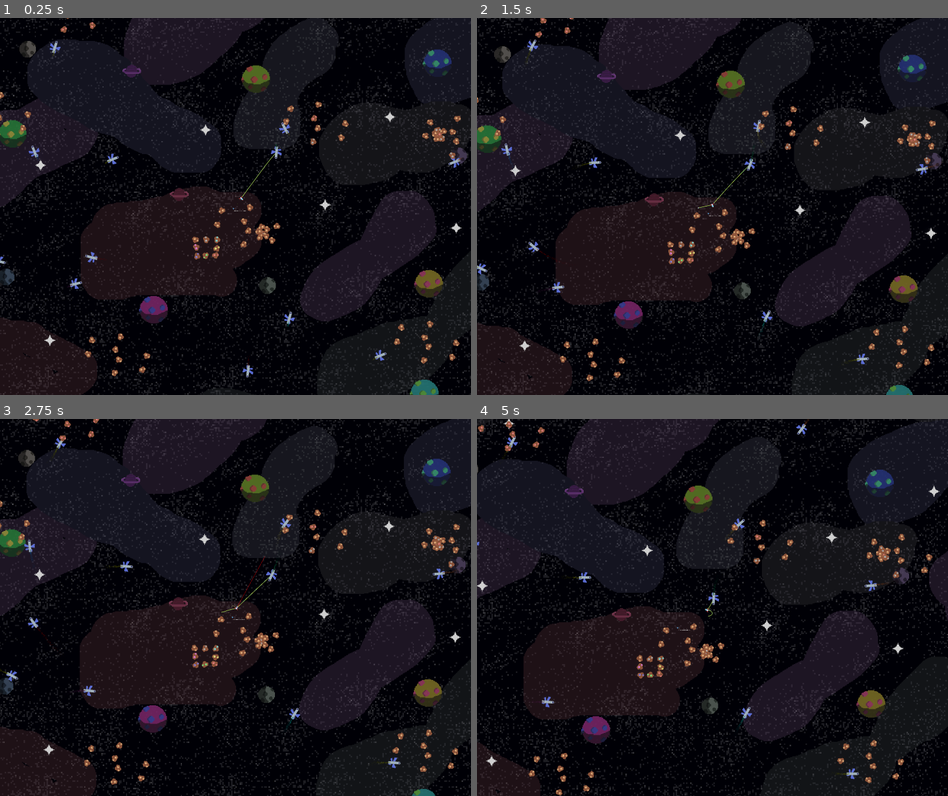
Above: before the commit, frames 1-4 (two rows, left to right).
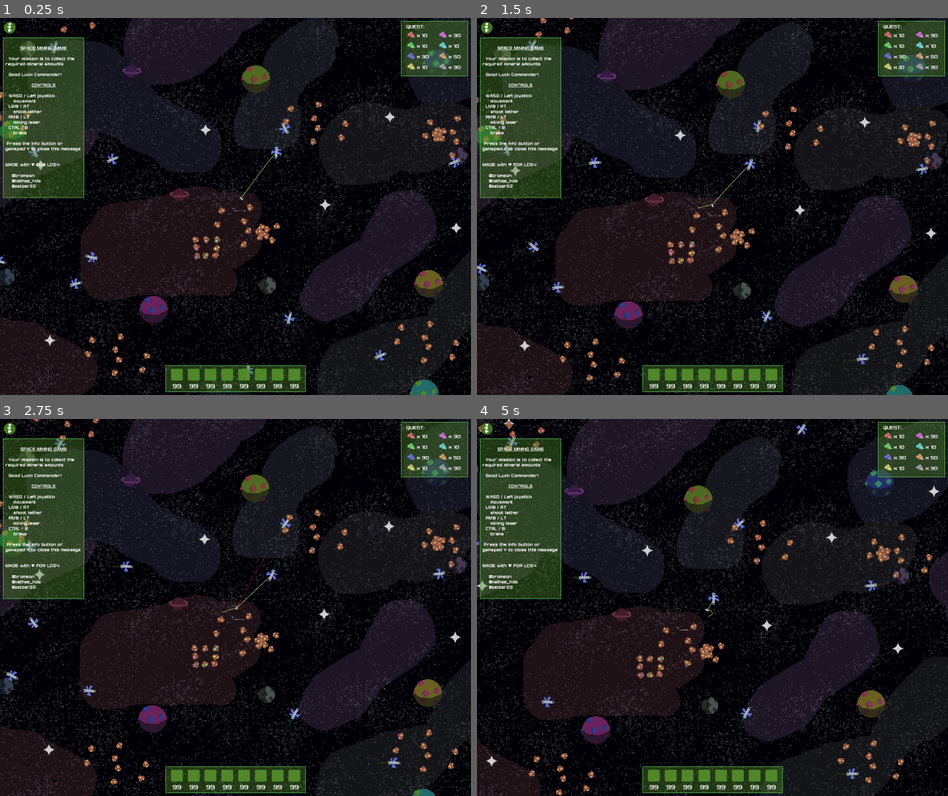
Above: after the commit, the same moments.

Repository: Bromeon/LudumDare54
Game: Godot game, scene res://Scenes/Main/Main.tscn
Two runs of this game, one before a commit and one after it. Both use one fixed random seed, a clock stepped at 60 frames per second and the inputs below. The engine's default icon, where the game draws it, is replaced by a stand-in: a white triangle on a blue panel in a dark square.
Inputs (mouse positions are in pixels of both pictures, inside the frame that each line leads up to):
- Up to frame 1 (0.25 s): no input
- Up to frame 2 (1.5 s): move the mouse to (816, 187) at 0.52 s; hold D (Right) 0.53-1.28 s; hold Right mouse button (ShootLaser) 0.53-1.28 s; move the mouse to (618, 225) at 1.27 s; hold Ctrl (Brake) from 1.28 s (still down); tap Space (ShootTether) at 1.35 s
- Up to frame 3 (2.75 s): move the mouse to (282, 524) at 2.02 s; release Ctrl (Brake) at 2.03 s; hold D (Right) from 2.03 s (still down); hold Right mouse button (ShootLaser) from 2.03 s (still down)
- Up to frame 4 (5 s): move the mouse to (688, 682) at 2.77 s; release D (Right) at 2.78 s; release Right mouse button (ShootLaser) at 2.78 s; hold W (Up) 2.78-3.53 s; tap Space (ShootTether) at 2.85, 4.35 s; move the mouse to (853, 664) at 3.52 s; hold Right mouse button (ShootLaser) 3.53-4.28 s; hold A (Left) from 3.53 s (still down); move the mouse to (571, 550) at 4.27 s

The runs differ from the first frame. In frame 1, 11% of the frame differs, in the area x 0-100%, y 0-100%; in frame 2, 11%; in frame 3, 11%; in frame 4, 12%.

Commit message:
Quest panel shows the right amounts. Add GameConstants autoload

Diff:
--- /dev/null
+++ b/Autoloads/GameConstants.gd
@@ -0,0 +1,34 @@
+extends Node
+
+var MINERAL_NAMES = [
+	"Lanthanum",
+	"Yttrium",
+	"Cerium",
+	"Praseodymium",
+	"Europium",
+	"Terbium",
+	"Samarium",
+	"Gadolinium"
+]
+
+var MINERAL_TYPE_COLORS = {
+	"Lanthanum": Color(0.9, 0.5, 0.5),
+	"Yttrium": Color(0.5, 0.9, 0.5),
+	"Cerium": Color(0.5, 0.5, 0.9),
+	"Praseodymium": Color(0.9, 0.9, 0.5),
+	"Europium": Color(0.9, 0.5, 0.9),
+	"Terbium": Color(0.5, 0.9, 0.9),
+	"Samarium": Color(0.9, 0.7, 0.5),
+	"Gadolinium": Color(0.7, 0.7, 0.7)
+}
+
+var QUEST_REQUIREMENTS = {
+	"Samarium": 50,
+	"Lanthanum": 10,
+	"Yttrium": 10,
+	"Cerium": 30,
+	"Praseodymium": 10,
+	"Europium": 30,
+	"Terbium": 10,
+	"Gadolinium": 30,
+}
--- /dev/null
+++ b/Autoloads/GameConstants.tscn
@@ -0,0 +1,6 @@
+[gd_scene load_steps=2 format=3 uid="uid://cb0eeuyf57qrn"]
+
+[ext_resource type="Script" path="res://Autoloads/GameConstants.gd" id="1_r4elb"]
+
+[node name="GameConstants" type="Node"]
+script = ExtResource("1_r4elb")
--- a/Scenes/GameUI/GameUI.tscn
+++ b/Scenes/GameUI/GameUI.tscn
@@ -7,6 +7,7 @@
 [ext_resource type="Texture2D" uid="uid://cogtt1j3xluwq" path="res://Assets/Sprites/InfoIcon_Hover.png" id="3_pgeta"]
 [ext_resource type="Script" path="res://Scenes/GameUI/InfoButton.gd" id="4_ed4rg"]
 [ext_resource type="FontFile" uid="uid://csw5vgwfq0i2u" path="res://Assets/Fonts/Plavsky-oORo.ttf" id="5_5sxrv"]
+[ext_resource type="Script" path="res://Scenes/GameUI/HBoxContainer5.gd" id="7_bf7qd"]
 [ext_resource type="Texture2D" uid="uid://ri64wkcjxcnn" path="res://Assets/Sprites/Mineral_drop.png" id="7_xpiwf"]
 [ext_resource type="FontFile" uid="uid://c4pj7uyt6yom4" path="res://Assets/Fonts/PlavskyBold-0B8G.ttf" id="8_h55pp"]
 
@@ -69,6 +70,7 @@
 [node name="HBoxContainer5" type="HBoxContainer" parent="QuestPanel/MarginContainer/VBoxContainer"]
 layout_mode = 2
 theme_override_constants/separation = 30
+script = ExtResource("7_bf7qd")
 
 [node name="VBoxContainer" type="VBoxContainer" parent="QuestPanel/MarginContainer/VBoxContainer/HBoxContainer5"]
 layout_mode = 2
@@ -239,9 +241,9 @@
 anchor_top = 1.0
 anchor_right = 0.5
 anchor_bottom = 1.0
-offset_left = -244.5
-offset_top = -120.0
-offset_right = 244.5
+offset_left = -240.5
+offset_top = -103.0
+offset_right = 240.5
 offset_bottom = -8.0
 grow_horizontal = 2
 grow_vertical = 0
@@ -288,9 +290,9 @@
 [node name="Label" type="Label" parent="ToolBar/MarginContainer/VBoxContainer/VBoxContainer/HBoxContainer"]
 texture_filter = 1
 layout_mode = 2
-theme_override_colors/font_color = Color(0, 0.290196, 0.0431373, 1)
-theme_override_fonts/font = ExtResource("8_h55pp")
-theme_override_font_sizes/font_size = 24
+theme_override_colors/font_color = Color(2, 2, 2, 1)
+theme_override_fonts/font = ExtResource("8_h55pp")
+theme_override_font_sizes/font_size = 20
 text = "99"
 horizontal_alignment = 1
 
@@ -313,9 +315,9 @@
 [node name="Label" type="Label" parent="ToolBar/MarginContainer/VBoxContainer/VBoxContainer2/HBoxContainer"]
 texture_filter = 1
 layout_mode = 2
-theme_override_colors/font_color = Color(0, 0.290196, 0.0431373, 1)
-theme_override_fonts/font = ExtResource("8_h55pp")
-theme_override_font_sizes/font_size = 24
+theme_override_colors/font_color = Color(2, 2, 2, 1)
+theme_override_fonts/font = ExtResource("8_h55pp")
+theme_override_font_sizes/font_size = 20
 text = "99"
 horizontal_alignment = 1
 
@@ -338,9 +340,9 @@
 [node name="Label" type="Label" parent="ToolBar/MarginContainer/VBoxContainer/VBoxContainer3/HBoxContainer"]
 texture_filter = 1
 layout_mode = 2
-theme_override_colors/font_color = Color(0, 0.290196, 0.0431373, 1)
-theme_override_fonts/font = ExtResource("8_h55pp")
-theme_override_font_sizes/font_size = 24
+theme_override_colors/font_color = Color(2, 2, 2, 1)
+theme_override_fonts/font = ExtResource("8_h55pp")
+theme_override_font_sizes/font_size = 20
 text = "99"
 horizontal_alignment = 1
 
@@ -363,9 +365,9 @@
 [node name="Label" type="Label" parent="ToolBar/MarginContainer/VBoxContainer/VBoxContainer4/HBoxContainer"]
 texture_filter = 1
 layout_mode = 2
-theme_override_colors/font_color = Color(0, 0.290196, 0.0431373, 1)
-theme_override_fonts/font = ExtResource("8_h55pp")
-theme_override_font_sizes/font_size = 24
+theme_override_colors/font_color = Color(2, 2, 2, 1)
+theme_override_fonts/font = ExtResource("8_h55pp")
+theme_override_font_sizes/font_size = 20
 text = "99"
 horizontal_alignment = 1
 
@@ -388,9 +390,9 @@
 [node name="Label" type="Label" parent="ToolBar/MarginContainer/VBoxContainer/VBoxContainer5/HBoxContainer"]
 texture_filter = 1
 layout_mode = 2
-theme_override_colors/font_color = Color(0, 0.290196, 0.0431373, 1)
-theme_override_fonts/font = ExtResource("8_h55pp")
-theme_override_font_sizes/font_size = 24
+theme_override_colors/font_color = Color(2, 2, 2, 1)
+theme_override_fonts/font = ExtResource("8_h55pp")
+theme_override_font_sizes/font_size = 20
 text = "99"
 horizontal_alignment = 1
 
@@ -413,9 +415,9 @@
 [node name="Label" type="Label" parent="ToolBar/MarginContainer/VBoxContainer/VBoxContainer6/HBoxContainer"]
 texture_filter = 1
 layout_mode = 2
-theme_override_colors/font_color = Color(0, 0.290196, 0.0431373, 1)
-theme_override_fonts/font = ExtResource("8_h55pp")
-theme_override_font_sizes/font_size = 24
+theme_override_colors/font_color = Color(2, 2, 2, 1)
+theme_override_fonts/font = ExtResource("8_h55pp")
+theme_override_font_sizes/font_size = 20
 text = "99"
 horizontal_alignment = 1
 
@@ -438,9 +440,9 @@
 [node name="Label" type="Label" parent="ToolBar/MarginContainer/VBoxContainer/VBoxContainer7/HBoxContainer"]
 texture_filter = 1
 layout_mode = 2
-theme_override_colors/font_color = Color(0, 0.290196, 0.0431373, 1)
-theme_override_fonts/font = ExtResource("8_h55pp")
-theme_override_font_sizes/font_size = 24
+theme_override_colors/font_color = Color(2, 2, 2, 1)
+theme_override_fonts/font = ExtResource("8_h55pp")
+theme_override_font_sizes/font_size = 20
 text = "99"
 horizontal_alignment = 1
 
@@ -463,9 +465,9 @@
 [node name="Label" type="Label" parent="ToolBar/MarginContainer/VBoxContainer/VBoxContainer8/HBoxContainer"]
 texture_filter = 1
 layout_mode = 2
-theme_override_colors/font_color = Color(0, 0.290196, 0.0431373, 1)
-theme_override_fonts/font = ExtResource("8_h55pp")
-theme_override_font_sizes/font_size = 24
+theme_override_colors/font_color = Color(2, 2, 2, 1)
+theme_override_fonts/font = ExtResource("8_h55pp")
+theme_override_font_sizes/font_size = 20
 text = "99"
 horizontal_alignment = 1
 
--- /dev/null
+++ b/Scenes/GameUI/HBoxContainer5.gd
@@ -0,0 +1,10 @@
+extends HBoxContainer
+
+func _ready():
+	var i = 0;
+	for vbox in get_children():
+		for row in vbox.get_children():
+			var mineral = GameConstants.MINERAL_NAMES[i]
+			row.get_node("TextureRect").modulate = GameConstants.MINERAL_TYPE_COLORS[mineral]
+			row.get_node("Label").set_text("x " + str(GameConstants.QUEST_REQUIREMENTS[mineral]))
+			i += 1
--- a/Scenes/Main/Main.tscn
+++ b/Scenes/Main/Main.tscn
@@ -8,10 +8,11 @@
 [ext_resource type="Curve2D" uid="uid://ddcukk4djcpb8" path="res://Scenes/Universe/Paths/Path1.tres" id="5_kkofb"]
 [ext_resource type="Curve2D" uid="uid://bjwvxslxdup66" path="res://Scenes/Universe/Paths/Path2.tres" id="6_rjk23"]
 [ext_resource type="Curve2D" uid="uid://cpyrsyofnhv3w" path="res://Scenes/Universe/Paths/Path3.tres" id="7_t62cn"]
-[ext_resource type="Curve2D" uid="uid://bg4ovmglkq2kl" path="res://Scenes/Universe/Paths/Path4.tres" id="8_b64bo"]
+[ext_resource type="Curve2D" uid="uid://b7xc2mjrkjyrv" path="res://Scenes/Universe/Paths/Path4.tres" id="8_b64bo"]
 [ext_resource type="PackedScene" uid="uid://d1fv40ekxbg68" path="res://Scenes/PlayerShip/PlayerShip.tscn" id="8_tj2rl"]
 [ext_resource type="PackedScene" uid="uid://bwg30iyu41llj" path="res://Scenes/Environment/WorldEnvironment.tscn" id="12_kye5b"]
 [ext_resource type="PackedScene" uid="uid://c4rgrpq3etg1w" path="res://Scenes/MiningSpot/MiningSpot.tscn" id="13_3leab"]
+[ext_resource type="PackedScene" uid="uid://b87xo21ajrno2" path="res://Scenes/GameUI/GameUI.tscn" id="13_hc38s"]
 
 [sub_resource type="Curve2D" id="Curve2D_hkf7s"]
 _data = {
@@ -547,3 +548,7 @@
 [node name="SAMPLE8" parent="2DRoot/MiningSpots/SAMPLES" instance=ExtResource("13_3leab")]
 position = Vector2(135, 121)
 MINERAL_TYPE = "Lanthanum"
+
+[node name="HUD" type="CanvasLayer" parent="."]
+
+[node name="GameUI" parent="HUD" instance=ExtResource("13_hc38s")]
--- a/Scenes/MiningSpot/MinedResource.gd
+++ b/Scenes/MiningSpot/MinedResource.gd
@@ -6,9 +6,9 @@
 
 @export var mineral_type = "Lanthanum"
 
-func set_mineral_type(type, color):
+func set_mineral_type(type):
 	mineral_type = type
-	$Mineral1.modulate = color
+	$Mineral1.modulate = GameConstants.MINERAL_TYPE_COLORS[type]
 
 func _physics_process(delta):
 	$Mineral1.rotate(rotation_speed * delta)
--- a/Scenes/MiningSpot/MiningSpot.gd
+++ b/Scenes/MiningSpot/MiningSpot.gd
@@ -8,26 +8,14 @@
 @export var RESOURCE_YIELD: int = 5
 @export_enum("Lanthanum", "Yttrium", "Cerium", "Praseodymium", "Europium", "Terbium", "Samarium", "Gadolinium") var MINERAL_TYPE = "Lanthanum"
 
-var MINERAL_TYPE_COLORS = {
-	"Lanthanum": Color(0.9, 0.5, 0.5),
-	"Yttrium": Color(0.5, 0.9, 0.5),
-	"Cerium": Color(0.5, 0.5, 0.9),
-	"Praseodymium": Color(0.9, 0.9, 0.5),
-	"Europium": Color(0.9, 0.5, 0.9),
-	"Terbium": Color(0.5, 0.9, 0.9),
-	"Samarium": Color(0.9, 0.7, 0.5),
-	"Gadolinium": Color(0.7, 0.7, 0.7)
-}
-
 # The asteroid will drop one mineral each time its HP reaches zero.
 # After dropping `RESOURCE_YIELD` minerals it is destroyed.
 @onready var hp: float = HP_PER_DROP
 @onready var resource_count: int = RESOURCE_YIELD
 
 func _ready():
-	$Mining1/Mineral1.modulate = MINERAL_TYPE_COLORS[MINERAL_TYPE]
+	$Mining1/Mineral1.modulate = GameConstants.MINERAL_TYPE_COLORS[MINERAL_TYPE]
 	self.rotation_degrees = randf_range(0, 360)
-
 
 func _physics_process(delta):
 	self.rotate(delta * ROTATION_SPEED)
@@ -55,4 +43,4 @@
 	resource.apply_impulse(shoot_direction * 50)
 	resource.rotation_speed = randf_range(-1, 1) * 2
 	resource.rotation_degrees = randf_range(0, 360)
-	resource.set_mineral_type(MINERAL_TYPE, MINERAL_TYPE_COLORS[MINERAL_TYPE])
+	resource.set_mineral_type(MINERAL_TYPE)
--- a/project.godot
+++ b/project.godot
@@ -14,6 +14,10 @@
 run/main_scene="res://Scenes/Main/Main.tscn"
 config/features=PackedStringArray("4.1", "Forward Plus")
 config/icon="res://Assets/Textures/icon.svg"
+
+[autoload]
+
+GameConstants="*res://Autoloads/GameConstants.tscn"
 
 [display]
 
Not shown: 1 places in Scenes/GameUI/GameUI.tscn that only renumber resources
Not shown: 1 places in Scenes/Main/Main.tscn that only renumber resources
